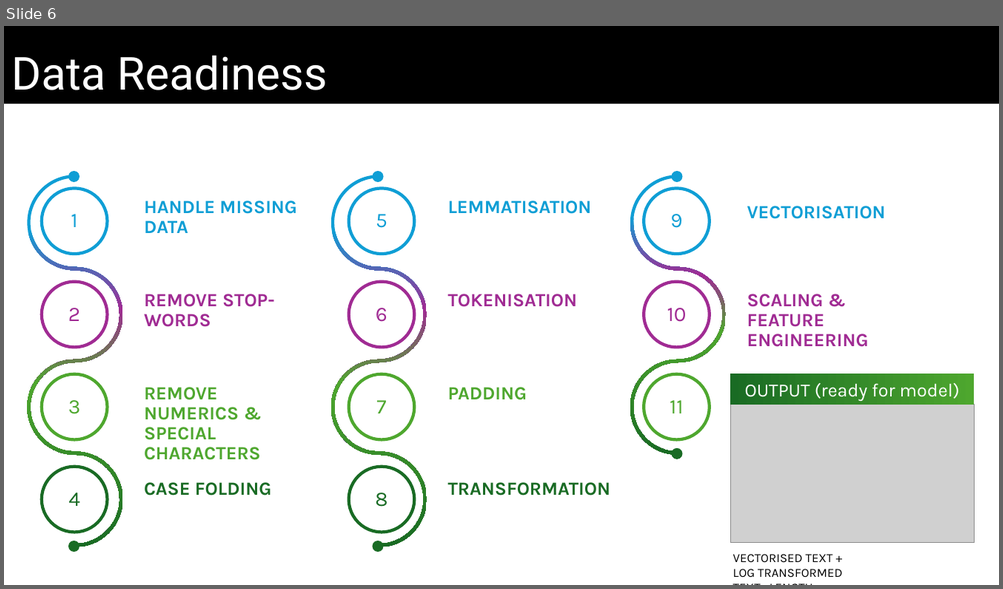
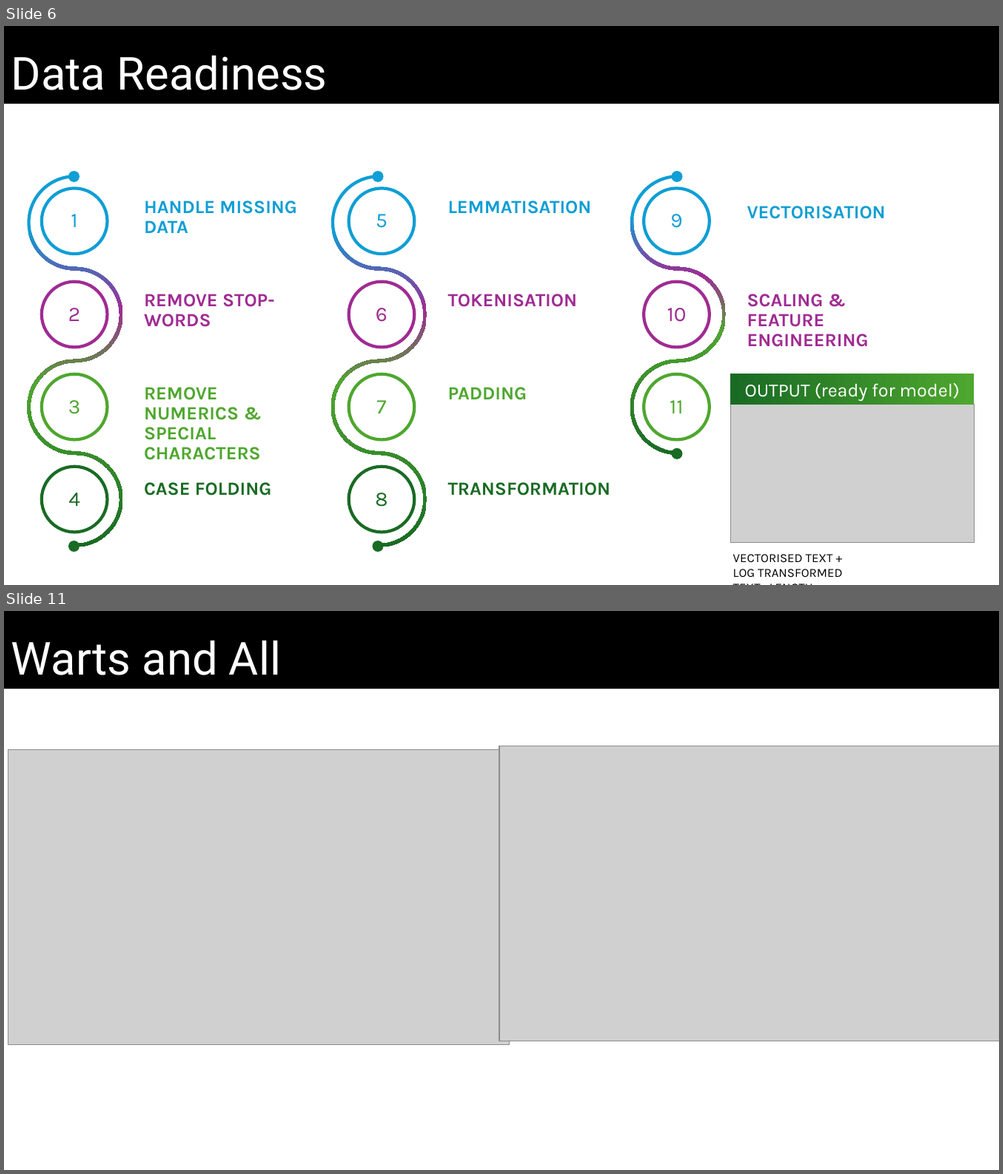
Before and after one commit to Whereiswendy/Fake-News-Predictor, a slide deck: DRAFT_Slides_v0.2_ww.pptx. Shown one above the other, each under a label of ours: slide 6 before the commit, slides 6 and 11 after it; the slides between them are not shown. The pictures are 1003x589 and 1003x1174 pixels, drawn with LibreOffice and Linux fonts; fonts in the diff are those of the drawing; grey boxes stand for pictures. Boxes give left, top, right and bottom in pixels: in the first picture for what was removed or moved away, otherwise in the second. Text is boxed around its words. In the diff, an @@ line names an element or a change of style, - is before the commit and + after.

```diff
--- a/DRAFT_Slides_v0.2_ww.pptx
+++ b/DRAFT_Slides_v0.2_ww.pptx
@@ slide 11 added at box(4, 611, 999, 1170), background #FFFFFF @@
@@ rectangle added at box(4, 611, 999, 689), fill #000000, 44 pt, text #FFFFFF @@
+Warts and All
@@ picture added at box(8, 750, 509, 1045) @@
@@ picture added at box(499, 746, 999, 1042) @@
```
Also in this commit, not shown: 2 slides changed, 3 other slides added, 1 slide removed.
